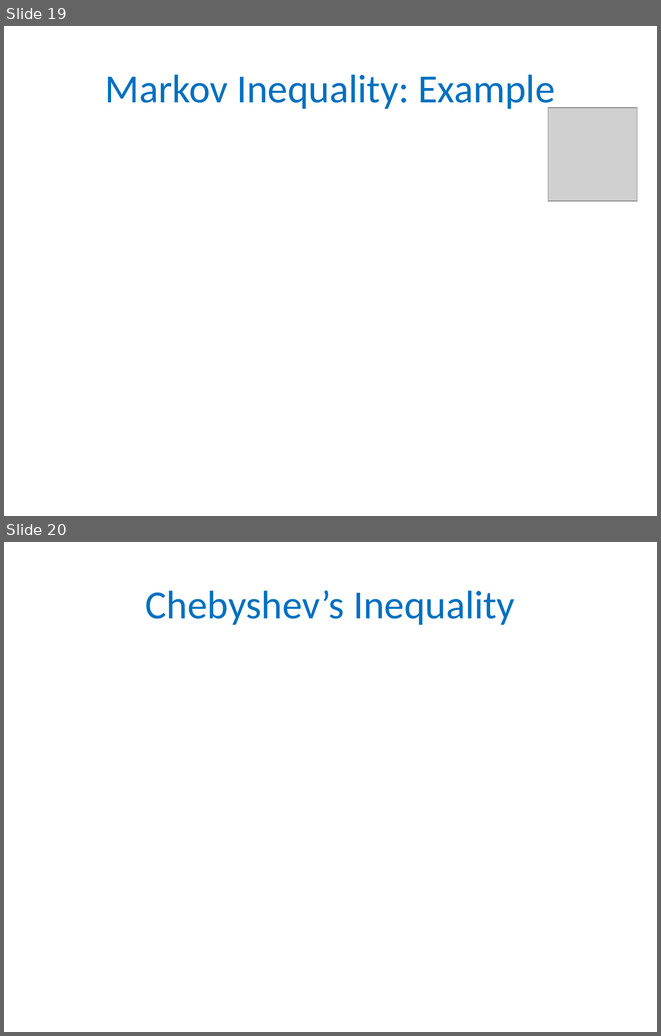
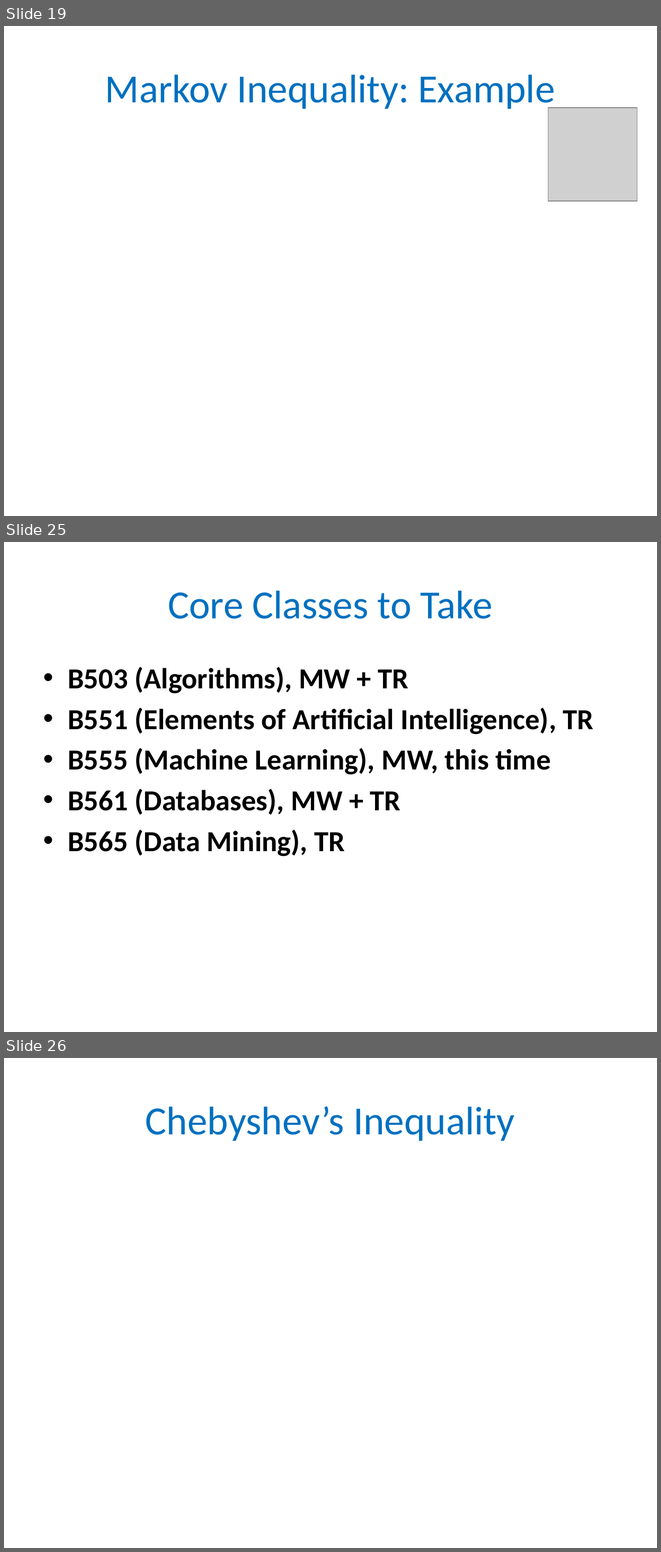
Before and after one commit to gyaroslavtsev/gyaroslavtsev.github.io, a slide deck: b609/lec01.pptx. Shown one above the other, each under a label of ours: slides 19 and 20 before the commit, slides 19, 25 and 26 after it; the slides between them are not shown. The pictures are 661x1036 and 661x1552 pixels, drawn with LibreOffice and Linux fonts; fonts in the diff are those of the drawing; grey boxes stand for pictures. Boxes give left, top, right and bottom in pixels: in the first picture for what was removed or moved away, otherwise in the second. Text is boxed around its words. In the diff, an @@ line names an element or a change of style, - is before the commit and + after.

```diff
--- a/b609/lec01.pptx
+++ b/b609/lec01.pptx
@@ slide 25 added at box(4, 542, 657, 1032), background #FFFFFF @@
@@ title added at box(168, 590, 493, 619), 44 pt, text #0070C0 @@
+Core Classes to Take
@@ text added at box(68, 667, 594, 856), 32 pt, text #000000, bold @@
+• B503 (Algorithms), MW + TR
+• B551 (Elements of Artificial Intelligence), TR
+• B555 (Machine Learning), MW, this time
+• B561 (Databases), MW + TR
+• B565 (Data Mining), TR
@@ what was slide 20 is now slide 26 @@
```
Also in this commit, not shown: 1 slide changed, 5 other slides added, 23 other files.
